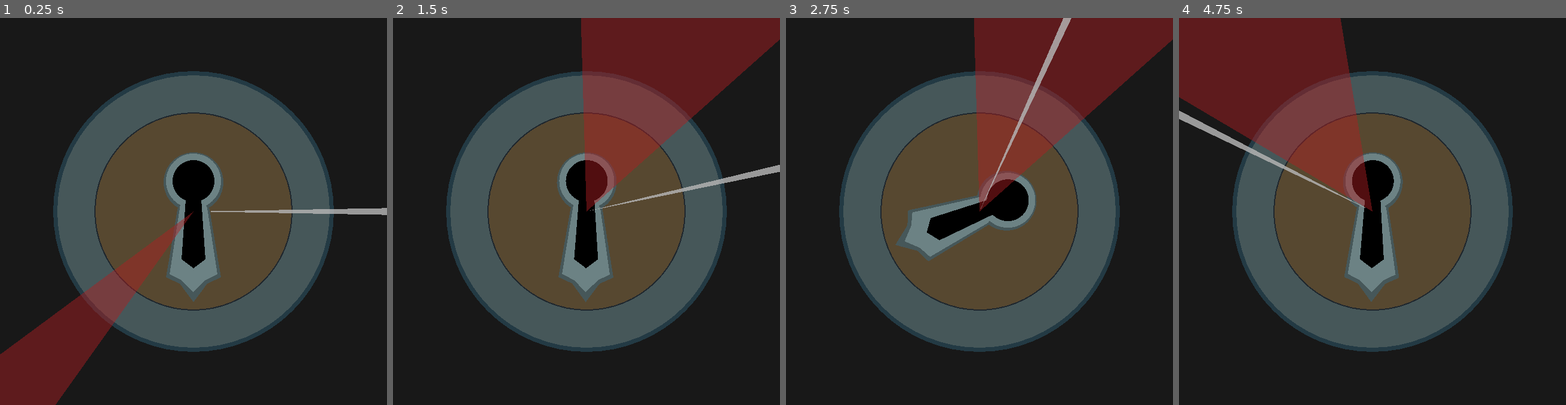
Above: before the commit, frames 1-4 (left to right).
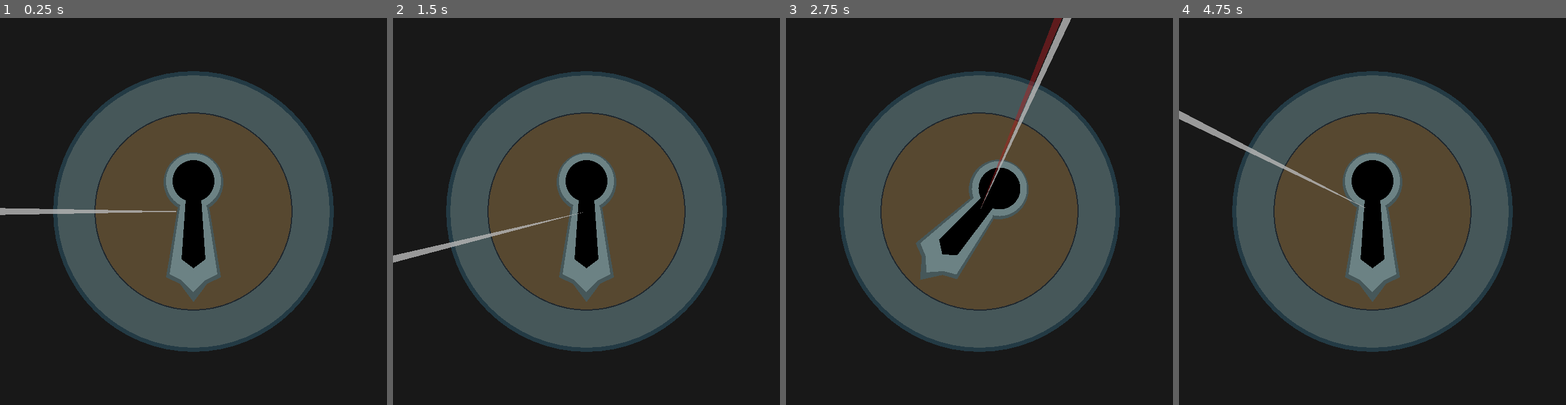
Above: after the commit, the same moments.

Repository: stefanhacks/sky_lock
Game: Godot game, scene res://scenes/game.tscn
Same seed, same stepped clock (60 frames per second), same inputs: the game is played once before the commit and once after it.
Inputs (mouse positions are in pixels of both pictures, inside the frame that each line leads up to):
- Up to frame 1 (0.25 s): no input
- Up to frame 2 (1.5 s): tap Enter at 0.5 s; move the mouse to (671, 192) at 0.52 s; click (671, 192) at 0.6 s; tap G (generate) at 0.8, 1.35 s; tap Space (space_bar) at 1.25 s; move the mouse to (509, 230) at 1.27 s
- Up to frame 3 (2.75 s): tap Space (space_bar) at 1.55 s; tap Enter at 2 s; move the mouse to (1018, 126) at 2.02 s; hold Space (space_bar) from 2.03 s (still down); tap S (see_secret, bound only after the commit) at 2.3 s
- Up to frame 4 (4.75 s): move the mouse to (1353, 288) at 2.77 s; release Space (space_bar) at 2.78 s; tap S (see_secret, bound only after the commit) at 2.85 s; click (1353, 288) at 3.05 s; move the mouse to (1488, 269) at 3.52 s; click (1488, 269) at 3.6 s; tap G (generate) at 3.8, 4.35 s; move the mouse to (1256, 153) at 4.27 s; tap Space (space_bar) at 4.55 s

The runs differ from the first frame. In frame 1, 7.7% of the frame differs, in the area x 0-100%, y 49-100%; in frame 2, 15%; in frame 3, 17%, in the area x 24-100%, y 0-76%; in frame 4, 16%.

Commit message:
State Machine and main game loop.

Diff:
--- a/project.godot
+++ b/project.godot
@@ -14,6 +14,10 @@
 run/main_scene="res://scenes/game.tscn"
 config/features=PackedStringArray("4.3", "GL Compatibility")
 config/icon="res://icon.svg"
+
+[autoload]
+
+Constants="*res://scripts/constants.gd"
 
 [display]
 
@@ -46,6 +50,11 @@
 "events": [Object(InputEventKey,"resource_local_to_scene":false,"resource_name":"","device":-1,"window_id":0,"alt_press …(192 unchanged characters)…
 ]
 }
+see_secret={
+"deadzone": 0.5,
+"events": [Object(InputEventKey,"resource_local_to_scene":false,"resource_name":"","device":-1,"window_id":0,"alt_pressed":false,"shift_pressed":false,"ctrl_pressed":false,"meta_pressed":false,"pressed":false,"keycode":0,"physical_keycode":83,"key_label":0,"unicode":115,"location":0,"echo":false,"script":null)
+]
+}
 
 [rendering]
 
--- a/scenes/components/game_manager.gd
+++ /dev/null
@@ -1,92 +0,0 @@
-extends Node2D
-
-@onready var lock: Lock = $Lock
-@onready var line_to_cursor: LineToAngle = $"LineToCursor"
-@onready var line_to_secret: LineToAngle = $"LineToSecret"
-
-var frozen = false
-
-var lock_secret: LockSecret
-var lock_picking_duration: float = 0.9
-var lock_picking_release_resistance: float = 1.7
-
-var holding_spacebar: bool = false
-var holding_timer: float = 0.0
-
-var attempted_radians
-var max_cylinder_rotation
-
-
-func _ready() -> void:
-	_game_start()
-
-
-func _process(delta: float) -> void:
-	if frozen:
-		return
-
-	if holding_timer > 0:
-		_rotate_cylinder()
-		if holding_timer == lock_picking_duration:
-			_check_solution()
-
-	if holding_spacebar:
-		holding_timer = min(holding_timer + delta, lock_picking_duration)
-	else:
-		holding_timer = max(holding_timer - delta / lock_picking_release_resistance, 0)
-
-
-func _game_start() -> void:
-	lock.set_cylinder_rotation(0.0)
-	lock_secret = LockSecret.from_difficulty(Difficulty.NORMAL)
-	line_to_cursor.frozen = false
-	line_to_secret.width = lock_secret.width
-	line_to_secret.angle_in_radians = lock_secret.angle_in_radians
-	holding_spacebar = false
-	holding_timer = 0.0
-	frozen = false
-
-
-func _unhandled_input(_event: InputEvent) -> void:
-	if frozen:
-		return
-	if Input.is_action_just_pressed("space_bar"):
-		holding_spacebar = true
-		_start_solving()
-	elif Input.is_action_just_released("space_bar"):
-		holding_spacebar = false
-		line_to_cursor.frozen = false
-	elif Input.is_action_just_released("generate"):
-		_on_generate()
-
-
-func _check_solution() -> void:
-	if (lock_secret.check_solution(attempted_radians)):
-		print("Click!")
-		frozen = true
-		holding_spacebar = false
-		await get_tree().create_timer(2).timeout
-		_game_start()
-
-
-func _start_solving() -> void:
-	line_to_cursor.frozen = true
-
-	var cursor_direction = get_local_mouse_position().normalized() * -1
-	attempted_radians = Vector2.ZERO.angle_to_point(cursor_direction) + PI
-
-	var distance = lock_secret.get_distance_to_solving(attempted_radians)
-	var available_distance = lock_secret.max_distance_to_solve
-
-	max_cylinder_rotation = 90 * (available_distance - distance) / available_distance
-
-
-func _rotate_cylinder() -> void:
-	var rotation = max_cylinder_rotation / lock_picking_duration * holding_timer
-	lock.set_cylinder_rotation(rotation)
-
-
-func _on_generate() -> void:
-	lock_secret = LockSecret.from_difficulty(Difficulty.VERY_EASY)
-	line_to_secret.width = lock_secret.width
-	line_to_secret.angle_in_radians = lock_secret.angle_in_radians
--- a/scenes/components/game_manager.tscn
+++ /dev/null
@@ -1,6 +0,0 @@
-[gd_scene load_steps=2 format=3 uid="uid://bpxf0o4yqp3hu"]
-
-[ext_resource type="Script" path="res://scenes/components/game_manager.gd" id="1_57q2t"]
-
-[node name="GameManager" type="Node2D"]
-script = ExtResource("1_57q2t")
--- a/scenes/components/line_to_angle.gd
+++ b/scenes/components/line_to_angle.gd
@@ -17,11 +17,14 @@
 		interacted = true
 		queue_redraw()
 
-var frozen = false
-var shake = false:
+var frozen = false:
 	set(value):
-		var intensity = 1 if value else 0
-		material.set_shader_parameter("shake_intensity", intensity)
+		frozen = value
+		queue_redraw()
+var shake_intensity = 0:
+	set(value):
+		shake_intensity = value
+		material.set_shader_parameter("shake_intensity", shake_intensity)
 		queue_redraw()
 
 
@@ -50,13 +53,16 @@
 
 func _to_cursor() -> void:
 	if !frozen:
-		var cursor_direction = get_local_mouse_position().normalized()
+		var cursor_direction = get_local_mouse_position().normalized() * -1
 		if cursor_direction.x != 0 and cursor_direction.y != 0:
 			last_valid_direction = cursor_direction
 
-	var cursor_angle = Vector2.ZERO.angle_to_point(last_valid_direction)
+	# Normalizing * -1, +PI, sets (0, TAU) to the rightmost edge and eases future comparison
+	var cursor_angle = Vector2.ZERO.angle_to_point(last_valid_direction) + PI
 	var deg = rad_to_deg(cursor_angle)
 	var slightly_wider_degrees = [deg_to_rad(deg + width), deg_to_rad(deg - width)]
 	var slightly_wider_directions = [Vector2.from_angle(slightly_wider_degrees[0]), Vector2.from_angle(slightly_wider_degrees[1])]
 
+	angle_in_radians = cursor_angle
+
 	draw_polygon([key_center, slightly_wider_directions[0] * 1000, slightly_wider_directions[1] * 1000], [line_color])
--- a/scenes/components/lock.gd
+++ b/scenes/components/lock.gd
@@ -2,16 +2,18 @@
 extends Node2D
 
 @export var color_picker: Color
-@onready var cylinder: Node2D = $Cylinder
+@export var cylinder: Node2D
 
 const rim_color: Color = Color('233a44')
 const cylinder_color: Color = Color('465759')
+
+var cylinder_rotation: float:
+	set(value):
+		cylinder.rotation_degrees = value
+	get():
+		return cylinder.rotation_degrees
 
 
 func _draw() -> void:
 	draw_circle(Vector2.ZERO, 235, rim_color, true)
 	draw_circle(Vector2.ZERO, 228, cylinder_color, true)
-
-
-func set_cylinder_rotation(angle: float) -> void:
-	cylinder.rotation_degrees = angle
--- a/scenes/components/lock.tscn
+++ b/scenes/components/lock.tscn
@@ -3,8 +3,9 @@
 [ext_resource type="Script" path="res://scenes/components/lock.gd" id="1_ifo5h"]
 [ext_resource type="Script" path="res://scenes/components/cylinder.gd" id="2_j35sm"]
 
-[node name="Lock" type="Node2D"]
+[node name="Lock" type="Node2D" node_paths=PackedStringArray("cylinder")]
 script = ExtResource("1_ifo5h")
+cylinder = NodePath("Cylinder")
 
 [node name="Cylinder" type="Node2D" parent="."]
 script = ExtResource("2_j35sm")
--- /dev/null
+++ b/scenes/components/lock_secret.gd
@@ -0,0 +1,95 @@
+class_name LockSecret
+extends Node
+
+@export var line_to_secret: LineToAngle
+
+# Docs indicate Enums are okay as ints, but typing this variable throws type error.
+var difficulty: int:
+	set(value):
+		difficulty = value
+		max_integrity = Constants.BASE_LOCK_HEALTH * value
+
+var broken: bool
+var integrity: int
+var max_integrity: int
+
+var angle_in_radians: float
+var width_in_radians:float
+var lower_limit: float
+var upper_limit: float
+
+var max_distance_to_solve: float:
+	get():
+		return PI - width_in_radians / 2
+
+
+func _ready() -> void:
+	if line_to_secret != null:
+		line_to_secret.visible = false
+
+	randomize_secret()
+
+
+func _unhandled_input(_event: InputEvent) -> void:
+	if Input.is_action_just_pressed("see_secret") and line_to_secret != null:
+		line_to_secret.visible = !line_to_secret.visible
+
+
+func damage_lock(amount: int) -> void:
+	integrity = max(integrity - amount, 0)
+	if integrity == 0:
+		broken = true
+
+
+func repair_lock(amount: int) -> void:
+	if broken == false:
+		integrity = min(integrity + amount, max_integrity)
+
+
+func fix_lock() -> void:
+	broken = false
+	integrity = max_integrity
+
+
+func set_secret(target_radians: float, ray_width: int) -> void:
+	fix_lock()
+
+	width_in_radians = deg_to_rad(ray_width)
+	angle_in_radians = fmod(target_radians, TAU)
+	lower_limit = angle_in_radians - width_in_radians / 2
+	upper_limit = angle_in_radians + width_in_radians / 2
+
+	if line_to_secret != null:
+		line_to_secret.width = ray_width
+		line_to_secret.angle_in_radians = angle_in_radians
+
+
+func randomize_secret(new_difficulty = Difficulty.NORMAL) -> void:
+	difficulty = new_difficulty
+	var random_angle = TAU * randf() # -PI helps account for the y axis when comparing to cursor
+	var new_width = pow(difficulty, 2) * 2
+	set_secret(random_angle, new_width)
+
+
+func _is_attempt_solution(attempted_radians: float) -> bool:
+	# Normal situation, when angle and limits are within (0, TAU)
+	var test_1 = lower_limit < attempted_radians and attempted_radians < upper_limit
+
+	# Edge situations, when limits are lower or higher than TAU because we're close to 0.
+	var test_3 = lower_limit < 0 and TAU + lower_limit <= attempted_radians and attempted_radians <= 0
+	var test_2 = upper_limit > TAU and upper_limit - TAU >= attempted_radians and attempted_radians >= 0
+
+	return test_1 or test_2 or test_3
+
+
+func get_distance_to_solving(attempted_radians: float) -> float:
+	var is_solved = _is_attempt_solution(attempted_radians)
+	if is_solved:
+		return 0.0
+
+	# Boiled Wolframalpha and stackxchange solution to this.
+	# https://gamedev.stackexchange.com/questions/4467/comparing-angles-and-working-out-the-difference
+	var lower_distance = (PI - abs(abs(lower_limit - attempted_radians) - PI));
+	var upper_distance = (PI - abs(abs(upper_limit - attempted_radians) - PI));
+
+	return min(lower_distance, upper_distance)
--- /dev/null
+++ b/scenes/components/lock_secret.tscn
@@ -0,0 +1,6 @@
+[gd_scene load_steps=2 format=3 uid="uid://ckygjdcjcipld"]
+
+[ext_resource type="Script" path="res://scenes/components/lock_secret.gd" id="1_2h4su"]
+
+[node name="LockSecret" type="Node"]
+script = ExtResource("1_2h4su")
--- a/scenes/game.tscn
+++ b/scenes/game.tscn
@@ -1,8 +1,9 @@
-[gd_scene load_steps=8 format=3 uid="uid://cdx4h8tp4ltoe"]
+[gd_scene load_steps=9 format=3 uid="uid://cdx4h8tp4ltoe"]
 
-[ext_resource type="PackedScene" uid="uid://bpxf0o4yqp3hu" path="res://scenes/components/game_manager.tscn" id="1_ostqu"]
 [ext_resource type="PackedScene" uid="uid://cmh8jgmprmm32" path="res://scenes/components/lock.tscn" id="1_til4r"]
 [ext_resource type="PackedScene" uid="uid://cjhcukk22c2he" path="res://scenes/components/line_to_angle.tscn" id="2_ek6di"]
+[ext_resource type="PackedScene" uid="uid://bemc1ogv1g7vu" path="res://scenes/state_machine/state_machine.tscn" id="2_fo6oy"]
+[ext_resource type="PackedScene" uid="uid://ckygjdcjcipld" path="res://scenes/components/lock_secret.tscn" id="2_pvxs3"]
 
 [sub_resource type="Shader" id="Shader_70loj"]
 code = "shader_type canvas_item;
@@ -50,15 +51,42 @@
 grow_horizontal = 2
 grow_vertical = 2
 
-[node name="GameManager" parent="." instance=ExtResource("1_ostqu")]
+[node name="LockSecret" parent="." node_paths=PackedStringArray("line_to_secret") instance=ExtResource("2_pvxs3")]
+line_to_secret = NodePath("../LineToSecret")
 
-[node name="Lock" parent="GameManager" instance=ExtResource("1_til4r")]
+[node name="StateMachine" parent="." instance=ExtResource("2_fo6oy")]
 
-[node name="LineToSecret" parent="GameManager" instance=ExtResource("2_ek6di")]
+[node name="Idle" parent="StateMachine" index="0" node_paths=PackedStringArray("lock", "lock_secret", "line_to_cursor")]
+lock = NodePath("../../Lock")
+lock_secret = NodePath("../../LockSecret")
+line_to_cursor = NodePath("../../LineToCursor")
+
+[node name="Solving" parent="StateMachine" index="1" node_paths=PackedStringArray("lock", "lock_secret", "line_to_cursor")]
+lock = NodePath("../../Lock")
+lock_secret = NodePath("../../LockSecret")
+line_to_cursor = NodePath("../../LineToCursor")
+
+[node name="Forcing" parent="StateMachine" index="2" node_paths=PackedStringArray("lock_secret", "line_to_cursor")]
+lock_secret = NodePath("../../LockSecret")
+line_to_cursor = NodePath("../../LineToCursor")
+
+[node name="Broken" parent="StateMachine" index="3" node_paths=PackedStringArray("lock", "lock_secret")]
+lock = NodePath("../../Lock")
+lock_secret = NodePath("../../LockSecret")
+
+[node name="Solved" parent="StateMachine" index="4" node_paths=PackedStringArray("lock", "lock_secret")]
+lock = NodePath("../../Lock")
+lock_secret = NodePath("../../LockSecret")
+
+[node name="Lock" parent="." instance=ExtResource("1_til4r")]
+
+[node name="LineToSecret" parent="." instance=ExtResource("2_ek6di")]
 material = SubResource("ShaderMaterial_u4r3m")
 line_color = Color(0.67451, 0.121569, 0.133333, 0.470588)
 to_cursor = false
 
-[node name="LineToCursor" parent="GameManager" instance=ExtResource("2_ek6di")]
+[node name="LineToCursor" parent="." instance=ExtResource("2_ek6di")]
 material = SubResource("ShaderMaterial_56p7x")
 line_color = Color(0.703808, 0.703808, 0.703808, 0.831373)
+
+[editable path="StateMachine"]
--- /dev/null
+++ b/scenes/state_machine/state_broken.gd
@@ -0,0 +1,27 @@
+extends NodeState
+
+@export var lock: Lock
+@export var lock_secret: LockSecret
+
+
+func _on_process(_delta : float) -> void:
+	pass
+
+
+func _on_physics_process(_delta : float) -> void:
+	pass
+
+
+func _on_next_transitions() -> void:
+	pass
+
+
+func _on_enter() -> void:
+	print("Crack!")
+	await get_tree().create_timer(Constants.FANFARRE_DURATION).timeout
+	transition.emit("Idle")
+
+
+func _on_exit() -> void:
+	lock_secret.randomize_secret()
+	lock.cylinder_rotation = 0.0
--- /dev/null
+++ b/scenes/state_machine/state_forcing.gd
@@ -0,0 +1,29 @@
+extends NodeState
+
+@export var lock_secret: LockSecret
+@export var line_to_cursor: LineToAngle
+
+
+func _on_process(_delta : float) -> void:
+	pass
+
+
+func _on_physics_process(delta : float) -> void:
+	lock_secret.damage_lock(Constants.LOCK_DAMAGE_PER_SECOND * delta)
+	var shake_intensity = 1 - pow(lock_secret.integrity / 100.0, 2)
+	line_to_cursor.shake_intensity = shake_intensity
+
+
+func _on_next_transitions() -> void:
+	if Input.is_action_just_released("space_bar"):
+		transition.emit("Idle")
+	elif lock_secret.broken == true:
+		transition.emit("Broken")
+
+
+func _on_enter() -> void:
+	pass
+
+
+func _on_exit() -> void:
+	line_to_cursor.shake_intensity = 0
--- /dev/null
+++ b/scenes/state_machine/state_idle.gd
@@ -0,0 +1,39 @@
+extends NodeState
+
+@export var lock: Lock
+@export var lock_secret: LockSecret
+@export var line_to_cursor: LineToAngle
+
+
+func _on_process(_delta : float) -> void:
+	pass
+
+
+func _on_physics_process(delta : float) -> void:
+	if Input.is_action_just_pressed('generate'):
+		_generate()
+	else:
+		_release_lock(delta)
+
+
+func _on_next_transitions() -> void:
+	if Input.is_action_just_pressed("space_bar"):
+		transition.emit("Solving")
+
+
+func _on_enter() -> void:
+	line_to_cursor.frozen = false
+
+
+func _on_exit() -> void:
+	line_to_cursor.frozen = true
+
+
+func _generate() -> void:
+	lock_secret.randomize_secret(Difficulty.VERY_HARD)
+
+
+func _release_lock(delta: float) -> void:
+	var new_rotation = lock.cylinder_rotation - delta * Constants.LOCK_RELEASE_SPEED
+	lock.cylinder_rotation = max(new_rotation, 0)
+	lock_secret.repair_lock(Constants.LOCK_REPAIR_PER_SECOND)
--- /dev/null
+++ b/scenes/state_machine/state_machine.gd
@@ -0,0 +1,44 @@
+class_name NodeStateMachine
+extends Node
+
+@export var initial_node_state : NodeState
+
+var node_states : Dictionary = {}
+var current_node_state : NodeState
+
+
+func _ready() -> void:
+	for child in get_children():
+		if child is NodeState:
+			node_states[child.name.to_lower()] = child
+			child.transition.connect(transition_to)
+
+	if initial_node_state != null:
+		initial_node_state._on_enter()
+		current_node_state = initial_node_state
+
+
+func _process(delta : float) -> void:
+	if current_node_state != null:
+		current_node_state._on_process(delta)
+
+
+func _physics_process(delta: float) -> void:
+	if current_node_state != null:
+		current_node_state._on_physics_process(delta)
+		current_node_state._on_next_transitions()
+
+
+func transition_to(node_state_name : String) -> void:
+	if node_state_name == current_node_state.name.to_lower():
+		return
+
+	var new_node_state = node_states.get(node_state_name.to_lower())
+	if new_node_state == null:
+		return
+
+	if current_node_state != null:
+		current_node_state._on_exit()
+
+	new_node_state._on_enter()
+	current_node_state = new_node_state
--- /dev/null
+++ b/scenes/state_machine/state_machine.tscn
@@ -0,0 +1,27 @@
+[gd_scene load_steps=7 format=3 uid="uid://bemc1ogv1g7vu"]
+
+[ext_resource type="Script" path="res://scenes/state_machine/state_machine.gd" id="1_ahjsn"]
+[ext_resource type="Script" path="res://scenes/state_machine/state_idle.gd" id="2_7jun4"]
+[ext_resource type="Script" path="res://scenes/state_machine/state_solving.gd" id="3_ws21s"]
+[ext_resource type="Script" path="res://scenes/state_machine/state_forcing.gd" id="4_i1hqc"]
+[ext_resource type="Script" path="res://scenes/state_machine/state_broken.gd" id="5_15t3j"]
+[ext_resource type="Script" path="res://scenes/state_machine/state_solved.gd" id="5_qt8y1"]
+
+[node name="StateMachine" type="Node" node_paths=PackedStringArray("initial_node_state")]
+script = ExtResource("1_ahjsn")
+initial_node_state = NodePath("Idle")
+
+[node name="Idle" type="Node" parent="."]
+script = ExtResource("2_7jun4")
+
+[node name="Solving" type="Node" parent="."]
+script = ExtResource("3_ws21s")
+
+[node name="Forcing" type="Node" parent="."]
+script = ExtResource("4_i1hqc")
+
+[node name="Broken" type="Node" parent="."]
+script = ExtResource("5_15t3j")
+
+[node name="Solved" type="Node" parent="."]
+script = ExtResource("5_qt8y1")
--- /dev/null
+++ b/scenes/state_machine/state_solved.gd
@@ -0,0 +1,27 @@
+extends NodeState
+
+@export var lock: Lock
+@export var lock_secret: LockSecret
+
+
+func _on_process(_delta : float) -> void:
+	pass
+
+
+func _on_physics_process(_delta : float) -> void:
+	pass
+
+
+func _on_next_transitions() -> void:
+	pass
+
+
+func _on_enter() -> void:
+	print("Click!")
+	await get_tree().create_timer(Constants.FANFARRE_DURATION).timeout
+	transition.emit("Idle")
+
+
+func _on_exit() -> void:
+	lock_secret.randomize_secret()
+	lock.cylinder_rotation = 0.0
--- /dev/null
+++ b/scenes/state_machine/state_solving.gd
@@ -0,0 +1,43 @@
+extends NodeState
+
+@export var lock: Lock
+@export var lock_secret: LockSecret
+@export var line_to_cursor: LineToAngle
+
+var max_cylinder_rotation: int
+
+
+func _on_process(_delta : float) -> void:
+	pass
+
+
+func _on_physics_process(delta : float) -> void:
+	if Input.is_action_pressed("space_bar"):
+		_rotate_cylinder(delta)
+
+
+func _on_next_transitions() -> void:
+	if lock.cylinder_rotation == 90:
+		transition.emit("Solved")
+	elif lock.cylinder_rotation >= max_cylinder_rotation:
+		transition.emit("Forcing")
+	elif Input.is_action_just_released("space_bar"):
+		transition.emit("Idle")
+
+
+func _on_enter() -> void:
+	var distance = lock_secret.get_distance_to_solving(line_to_cursor.angle_in_radians)
+	var available_distance = lock_secret.max_distance_to_solve
+	max_cylinder_rotation = floor(90 * pow((available_distance - distance) / available_distance, 2))
+
+
+func _on_exit() -> void:
+	pass
+
+
+func _rotate_cylinder(delta: float) -> void:
+	# Rounded numbers just make things easier here, nothing significant is lost.
+	var attempted_rotation = lock.cylinder_rotation + delta * Constants.LOCK_PICKING_SPEED
+	var clamped_rotation = min(attempted_rotation, max_cylinder_rotation)
+	var new_rotation = floor(max(clamped_rotation, lock.cylinder_rotation))
+	lock.cylinder_rotation = new_rotation
--- a/scenes/tests/test_lock_secret_generation.gd
+++ b/scenes/tests/test_lock_secret_generation.gd
@@ -1,16 +1,12 @@
-extends Control
+extends Node
 
-@onready var line_to_secret: LineToAngle = $LineToSecret
-
-var secret: LockSecret
+@onready var lock_secret: LockSecret = $LockSecret
 
 
 func _unhandled_input(event: InputEvent) -> void:
-	if Input.is_action_just_released('click'):
+	if Input.is_action_just_released('generate'):
 		_generate()
 
 
 func _generate() -> void:
-	secret = LockSecret.from_difficulty(randi_range(1, 5))
-	line_to_secret.width = secret.width
-	line_to_secret.angle = secret.angle
+	lock_secret.randomize_secret()
--- a/scenes/tests/test_lock_secret_generation.tscn
+++ b/scenes/tests/test_lock_secret_generation.tscn
@@ -1,12 +1,13 @@
-[gd_scene load_steps=5 format=3 uid="uid://5iu4vsrkcrha"]
+[gd_scene load_steps=6 format=3 uid="uid://5iu4vsrkcrha"]
 
 [ext_resource type="Script" path="res://scenes/tests/test_lock_secret_generation.gd" id="1_uanpp"]
 [ext_resource type="PackedScene" uid="uid://cmh8jgmprmm32" path="res://scenes/components/lock.tscn" id="1_xtql2"]
+[ext_resource type="PackedScene" uid="uid://ckygjdcjcipld" path="res://scenes/components/lock_secret.tscn" id="2_qq4sf"]
 [ext_resource type="PackedScene" uid="uid://cjhcukk22c2he" path="res://scenes/components/line_to_angle.tscn" id="2_wwirf"]
 
 [sub_resource type="ShaderMaterial" id="ShaderMaterial_bsepe"]
 
-[node name="TestLockSecretGeneration" type="Control"]
+[node name="Control" type="Control"]
 layout_mode = 3
 anchors_preset = 8
 anchor_left = 0.5
@@ -15,13 +16,18 @@
 anchor_bottom = 0.5
 grow_horizontal = 2
 grow_vertical = 2
+
+[node name="TestLockSecretGeneration" type="Node2D" parent="."]
 script = ExtResource("1_uanpp")
 
-[node name="Lock" parent="." instance=ExtResource("1_xtql2")]
+[node name="LockSecret" parent="TestLockSecretGeneration" node_paths=PackedStringArray("line_to_secret") instance=ExtResource("2_qq4sf")]
+line_to_secret = NodePath("../LineToSecret")
+
+[node name="Lock" parent="TestLockSecretGeneration" instance=ExtResource("1_xtql2")]
 material = SubResource("ShaderMaterial_bsepe")
 
-[node name="LineToSecret" parent="." instance=ExtResource("2_wwirf")]
+[node name="LineToSecret" parent="TestLockSecretGeneration" instance=ExtResource("2_wwirf")]
 line_color = Color(0.674871, 0.120933, 0.135097, 0.8)
 to_cursor = false
 
-[node name="LineToCursor" parent="." instance=ExtResource("2_wwirf")]
+[node name="LineToCursor" parent="TestLockSecretGeneration" instance=ExtResource("2_wwirf")]
--- /dev/null
+++ b/scripts/constants.gd
@@ -0,0 +1,12 @@
+extends Node
+
+const BASE_LOCK_HEALTH: int = 20
+
+# In degrees per second
+const LOCK_PICKING_SPEED: float = 90
+const LOCK_RELEASE_SPEED: float = 60
+
+# In seconds
+const FANFARRE_DURATION: int = 2
+const LOCK_DAMAGE_PER_SECOND = 60
+const LOCK_REPAIR_PER_SECOND = 5
--- a/scripts/lock_secret.gd
+++ /dev/null
@@ -1,53 +0,0 @@
-class_name LockSecret
-
-var angle_in_radians
-var width
-
-var max_distance_to_solve: float:
-	get():
-		return PI - deg_to_rad(width / 2)
-
-
-func _init(target_radians: float, ray_width: int) -> void:
-	angle_in_radians = fmod(target_radians, TAU)
-	width = ray_width
-
-
-static func from_difficulty(difficulty = Difficulty.NORMAL) -> LockSecret:
-	var random_angle = TAU * randf() # -PI helps account for the y axis when comparing to cursor
-	var width_exponent = 2
-	var secret = LockSecret.new(random_angle, pow(difficulty, width_exponent) * 2)
-
-	return secret
-
-
-func check_solution(attempted_radians: float) -> bool:
-	var victory_bandwith = deg_to_rad(width / 2)
-	var lower_limit = angle_in_radians - victory_bandwith
-	var upper_limit = angle_in_radians + victory_bandwith
-
-	# Normal situation, when angle and limits are within (0, TAU)
-	var test_1 = lower_limit < attempted_radians and attempted_radians < upper_limit
-
-	# Edge situations, when limits are lower or higher than TAU because we're close to 0.
-	var test_3 = lower_limit < 0 and TAU + lower_limit <= attempted_radians and attempted_radians <= 0
-	var test_2 = upper_limit > TAU and upper_limit - TAU >= attempted_radians and attempted_radians >= 0
-
-	return test_1 or test_2 or test_3
-
-
-func get_distance_to_solving(attempted_radians: float) -> float:
-	var is_solved = check_solution(attempted_radians)
-	if is_solved:
-		return 0.0
-
-	var victory_bandwith = deg_to_rad(width / 2)
-	var lower_limit = angle_in_radians - victory_bandwith
-	var upper_limit = angle_in_radians + victory_bandwith
-
-	# Boiled Wolframalpha and stackxchange solution to this.
-	# https://gamedev.stackexchange.com/questions/4467/comparing-angles-and-working-out-the-difference
-	var lower_distance = (PI - abs(abs(lower_limit - attempted_radians) - PI));
-	var upper_distance = (PI - abs(abs(upper_limit - attempted_radians) - PI));
-
-	return min(lower_distance, upper_distance)
--- /dev/null
+++ b/scripts/node_state.gd
@@ -0,0 +1,25 @@
+class_name NodeState
+extends Node
+
+@warning_ignore("unused_signal")
+signal transition
+
+
+func _on_process(_delta : float) -> void:
+	pass
+
+
+func _on_physics_process(_delta : float) -> void:
+	pass
+
+
+func _on_next_transitions() -> void:
+	pass
+
+
+func _on_enter() -> void:
+	pass
+
+
+func _on_exit() -> void:
+	pass
